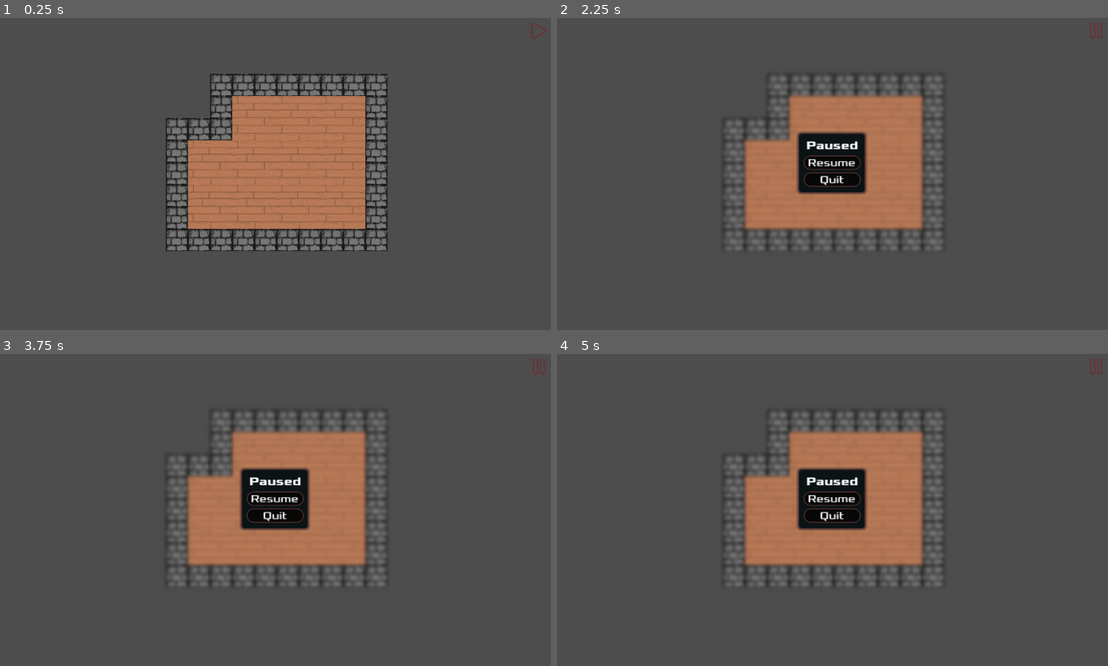
Above: before the commit, frames 1-4 (two rows, left to right).
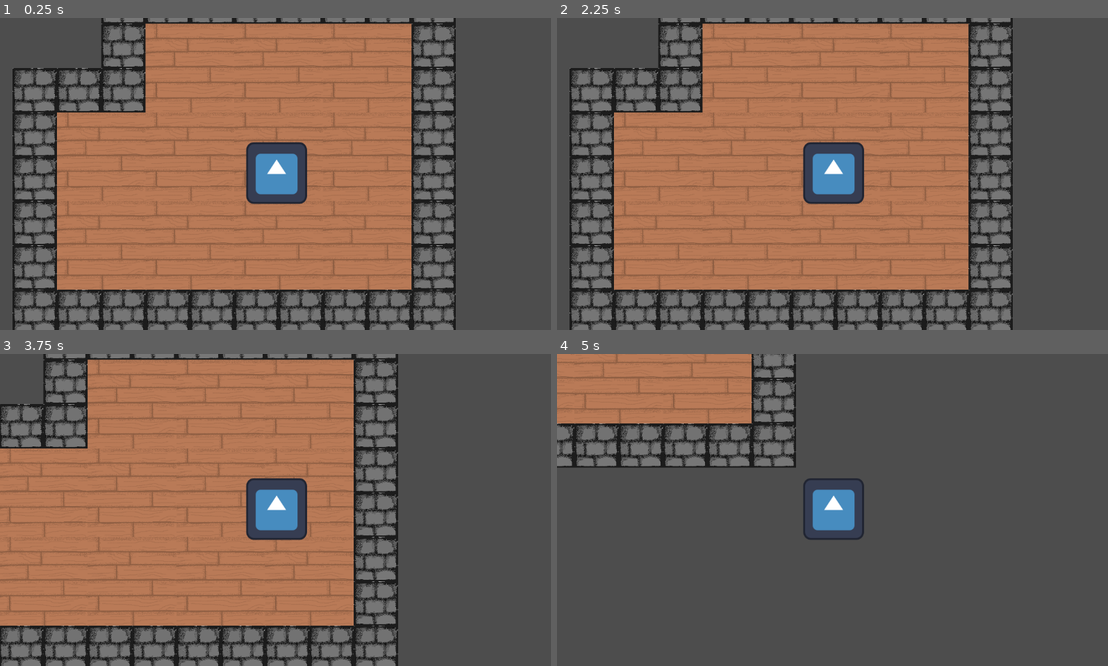
Above: after the commit, the same moments.

Repository: JaydonR2/Lucky-Dungeon
Game: Godot game, scene res://game.tscn
Same seed, same stepped clock (60 frames per second), same inputs: the game is played once before the commit and once after it. The engine's default icon, where the game draws it, is replaced by a stand-in: a white triangle on a blue panel in a dark square.
Inputs (mouse positions are in pixels of both pictures, inside the frame that each line leads up to):
- Up to frame 1 (0.25 s): no input
- Up to frame 2 (2.25 s): click (1096, 30) at 0.52 s; click (832, 161) at 1.25 s, where only the run before the commit has a clickable "Resume"; click (1096, 30) at 2.02 s
- Up to frame 3 (3.75 s): click (539, 366) at 2.77 s; tap Enter at 3.5 s; hold Right (ui_right) from 3.53 s (still down)
- Up to frame 4 (5 s): release Right (ui_right) at 4.28 s; hold Down (ui_down) from 4.28 s (still down)

The runs differ from the first frame. In frame 1, 61% of the frame differs, in the area x 2-83%, y 0-100%; in frame 2, 61%; in frame 3, 57%; in frame 4, 27%.

Commit message:
Player/Movement
forgot to push sooner
still needs work on:
-wasd input
-non-favored 4 direction movement

Diff:
--- a/game.tscn
+++ b/game.tscn
@@ -1,10 +1,10 @@
-[gd_scene load_steps=6 format=3 uid="uid://bx52rofse4avo"]
+[gd_scene load_steps=7 format=3 uid="uid://bx52rofse4avo"]
 
-
-[ext_resource type="Script" uid="uid://dfi72jwor0g8s" path="res://game.gd" id="1_e2o6t"]
-[ext_resource type="PackedScene" uid="uid://b48fjx60a3lpv" path="res://pause_menu.tscn" id="2_feb5d"]
-[ext_resource type="PackedScene" uid="uid://bsqixovrqmxws" path="res://pause_button.tscn" id="3_feb5d"]
-[ext_resource type="PackedScene" uid="uid://cgecforh33lgp" path="res://background.tscn" id="4_fc0e3"]
+[ext_resource type="Script" path="res://game.gd" id="1_e2o6t"]
+[ext_resource type="PackedScene" path="res://pause_menu.tscn" id="2_feb5d"]
+[ext_resource type="PackedScene" path="res://pause_button.tscn" id="3_feb5d"]
+[ext_resource type="PackedScene" path="res://background.tscn" id="4_fc0e3"]
+[ext_resource type="PackedScene" uid="uid://chmg68ctpqfpt" path="res://player.tscn" id="5_q8r6a"]
 
 [sub_resource type="TileSet" id="TileSet_lhf7i"]
 
@@ -18,12 +18,13 @@
 format = 2
 
 [node name="Background" parent="." instance=ExtResource("4_fc0e3")]
-position = Vector2(344, 116)
+position = Vector2(321, 103)
 
 [node name="Node2D" type="Node2D" parent="."]
 
 [node name="Pause_menu" parent="." instance=ExtResource("2_feb5d")]
 visible = false
+z_index = 1
 anchors_preset = 8
 anchor_left = 0.5
 anchor_top = 0.5
@@ -34,7 +35,6 @@
 offset_right = 545.0
 offset_bottom = 284.0
 scale = Vector2(0.960175, 1.01674)
-
 size_flags_vertical = 4
 
 [node name="pause_button" parent="." instance=ExtResource("3_feb5d")]
@@ -42,3 +42,9 @@
 offset_top = 7.0
 offset_right = 1099.0
 offset_bottom = 7.0
+
+[node name="Player" parent="." instance=ExtResource("5_q8r6a")]
+position = Vector2(596, 305)
+
+[node name="Camera2D" type="Camera2D" parent="Player"]
+zoom = Vector2(2, 2)
--- /dev/null
+++ b/player.gd
@@ -0,0 +1,24 @@
+extends CharacterBody2D
+
+const SPEED = 300.0
+
+func _physics_process(delta):
+	var direction = Vector2.ZERO
+	var directionHori = Input.get_axis("ui_left", "ui_right")
+	var directionVert = Input.get_axis("ui_up", "ui_down")
+
+	# Prioritize one direction if both are pressed
+	if directionHori != 0 and directionVert != 0:
+		if abs(directionHori) > abs(directionVert):
+			directionVert = 0  # Prioritize horizontal
+		else:
+			directionHori = 0  # Prioritize vertical
+
+	# Set the direction based on the prioritized input
+	if directionHori != 0:
+		direction.x = directionHori
+	if directionVert != 0:
+		direction.y = directionVert
+
+	velocity = direction * SPEED
+	move_and_slide()
--- /dev/null
+++ b/player.tscn
@@ -0,0 +1,31 @@
+[gd_scene load_steps=5 format=3 uid="uid://chmg68ctpqfpt"]
+
+[ext_resource type="Script" path="res://player.gd" id="1_bdpxd"]
+[ext_resource type="Texture2D" uid="uid://dxmvala36y5ub" path="res://icon.svg" id="1_uq0bp"]
+
+[sub_resource type="SpriteFrames" id="SpriteFrames_ospa4"]
+animations = [{
+"frames": [{
+"duration": 1.0,
+"texture": ExtResource("1_uq0bp")
+}],
+"loop": true,
+"name": &"default",
+"speed": 5.0
+}]
+
+[sub_resource type="CircleShape2D" id="CircleShape2D_4k1fm"]
+radius = 31.257
+
+[node name="Player" type="CharacterBody2D"]
+position = Vector2(1, 0)
+script = ExtResource("1_bdpxd")
+
+[node name="AnimatedSprite2D" type="AnimatedSprite2D" parent="."]
+position = Vector2(-1, -1)
+scale = Vector2(0.492188, 0.5)
+sprite_frames = SubResource("SpriteFrames_ospa4")
+
+[node name="CollisionShape2D" type="CollisionShape2D" parent="."]
+position = Vector2(0, -2)
+shape = SubResource("CircleShape2D_4k1fm")
--- a/project.godot
+++ b/project.godot
@@ -11,12 +11,12 @@
 [application]
 
 config/name="Lucky Dungeon"
-run/main_scene="uid://bx52rofse4avo"
-config/features=PackedStringArray("4.4", "Forward Plus")
+run/main_scene="res://game.tscn"
+config/features=PackedStringArray("4.3", "Forward Plus")
 
 [editor_plugins]
 
-enabled=PackedStringArray("res://addons/texture_fonts/plugin.cfg")
+enabled=PackedStringArray()
 
 [input]
 
Not shown, changed: Godot-Fontpack-d244bf6170b399a6d4d26a0d906058ddf2dafdf1/fonts/architect-s-daughter/ArchitectsDaughter.ttf.import
Not shown, changed: Godot-Fontpack-d244bf6170b399a6d4d26a0d906058ddf2dafdf1/fonts/cmu-typewriter/Typewriter/cmunit.ttf.import
Not shown, changed: Godot-Fontpack-d244bf6170b399a6d4d26a0d906058ddf2dafdf1/fonts/cmu-typewriter/Typewriter/cmuntb.ttf.import
Not shown, changed: Godot-Fontpack-d244bf6170b399a6d4d26a0d906058ddf2dafdf1/fonts/cmu-typewriter/Typewriter/cmuntt.ttf.import
Not shown, changed: Godot-Fontpack-d244bf6170b399a6d4d26a0d906058ddf2dafdf1/fonts/cmu-typewriter/Typewriter/cmuntx.ttf.import
Not shown, changed: Godot-Fontpack-d244bf6170b399a6d4d26a0d906058ddf2dafdf1/fonts/connection/Connection.otf.import
Not shown, changed: Godot-Fontpack-d244bf6170b399a6d4d26a0d906058ddf2dafdf1/fonts/connection/ConnectionBold.otf.import
Not shown, changed: Godot-Fontpack-d244bf6170b399a6d4d26a0d906058ddf2dafdf1/fonts/connection_ii/ConnectionII.otf.import
Not shown, changed: Godot-Fontpack-d244bf6170b399a6d4d26a0d906058ddf2dafdf1/fonts/droid-sans/DroidSans-Bold.ttf.import
Not shown, changed: Godot-Fontpack-d244bf6170b399a6d4d26a0d906058ddf2dafdf1/fonts/droid-sans/DroidSans.ttf.import
Not shown, changed: Godot-Fontpack-d244bf6170b399a6d4d26a0d906058ddf2dafdf1/fonts/kirifont/KiriFont.otf.import
Not shown, changed: Godot-Fontpack-d244bf6170b399a6d4d26a0d906058ddf2dafdf1/fonts/kirifont/KiriFont.ttf.import
(and 30 more such lines)
